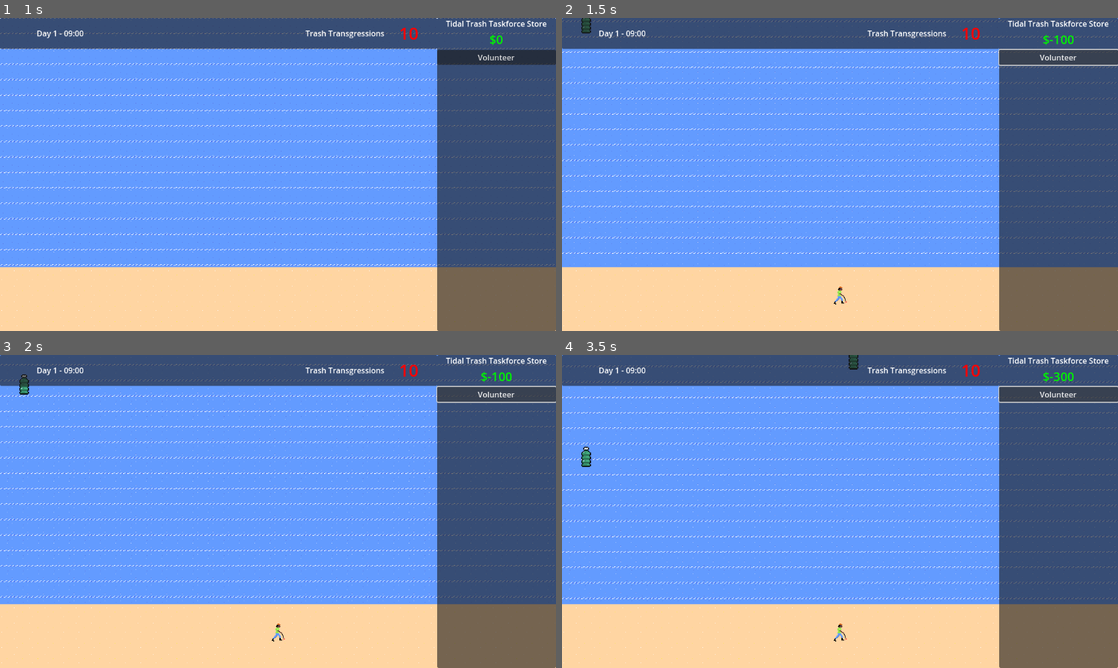
Above: before the commit, frames 1-4 (two rows, left to right).
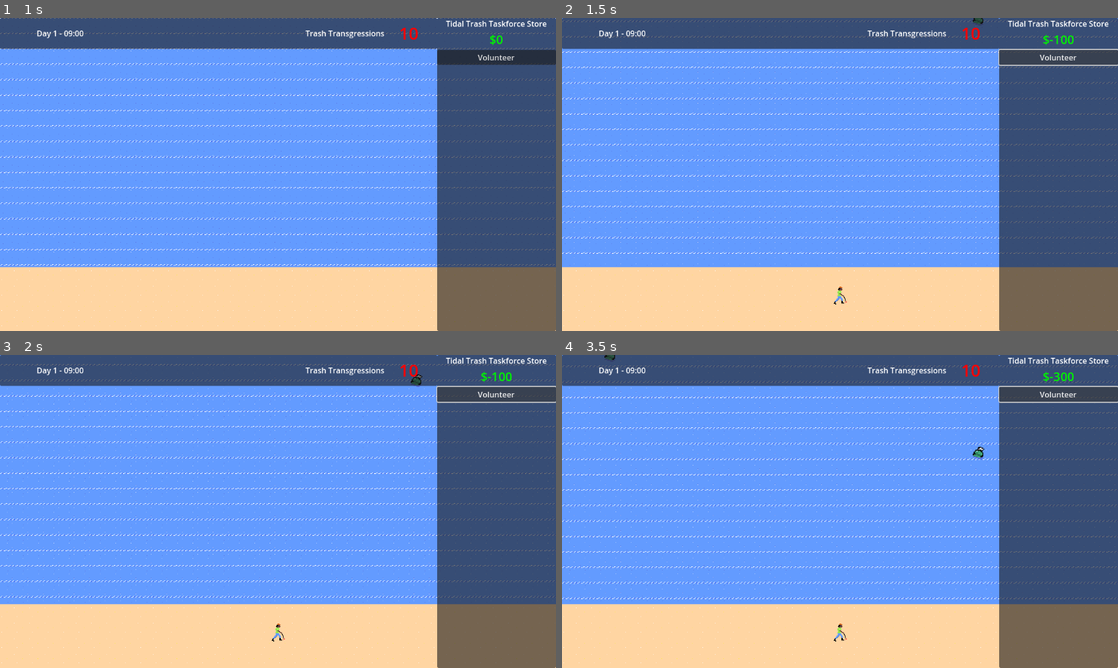
Above: after the commit, the same moments.

Repository: BlazingNeutron/calmbeforestorm
Game: Godot game, scene res://scenes/menu.tscn
The game is run twice, just before and just after one commit, with the same random seed, the same clock (stepped at 60 frames per second) and the same inputs. Sound files missing from this copy of the repository are replaced by a short silence.
Inputs:
- Up to frame 1 (1 s): click "Start" at 0.5 s
- Up to frame 2 (1.5 s): click "Volunteer" at 1.25 s
- Up to frame 3 (2 s): no input
- Up to frame 4 (3.5 s): click "Volunteer" at 2 s; click "Volunteer" at 2.75 s

Frame 1 is identical in both runs. In frame 2, 0.1% of the frame differs, in the area x 3-76%, y 0-5%; in frame 3, 0.2%; in frame 4, 0.3%, in the area x 3-76%, y 0-36%.

Commit message:
Organized assets folder, added particles on trash pick up

Diff:
--- a/scenes/background_music.tscn
+++ b/scenes/background_music.tscn
@@ -1,7 +1,7 @@
 [gd_scene load_steps=3 format=3 uid="uid://c0dlktmiep01t"]
 
-[ext_resource type="AudioStream" uid="uid://dx7od2swe5ubv" path="res://assets/gentle-ocean-waves-birdsong-and-gull-7109.mp3" id="1_ronxa"]
-[ext_resource type="AudioStream" uid="uid://cb4niewv4lobs" path="res://assets/cottagecore-17463.mp3" id="2_phf5r"]
+[ext_resource type="AudioStream" uid="uid://dx7od2swe5ubv" path="res://assets/audio/gentle-ocean-waves-birdsong-and-gull-7109.mp3" id="1_ronxa"]
+[ext_resource type="AudioStream" uid="uid://cb4niewv4lobs" path="res://assets/audio/cottagecore-17463.mp3" id="2_phf5r"]
 
 [node name="BackgroundMusic" type="Node"]
 
--- a/scenes/game.tscn
+++ b/scenes/game.tscn
@@ -1,12 +1,12 @@
 [gd_scene load_steps=12 format=4 uid="uid://iagjcdoeawtf"]
 
-[ext_resource type="Texture2D" uid="uid://b47n3opsae4wi" path="res://assets/water1.png" id="1_lgff2"]
+[ext_resource type="Texture2D" uid="uid://b47n3opsae4wi" path="res://assets/sprites/water1.png" id="1_lgff2"]
 [ext_resource type="Script" path="res://scripts/game.gd" id="1_p5c5y"]
-[ext_resource type="Texture2D" uid="uid://set11erdhkfk" path="res://assets/sand1.png" id="2_wjy4f"]
+[ext_resource type="Texture2D" uid="uid://set11erdhkfk" path="res://assets/sprites/sand1.png" id="2_wjy4f"]
 [ext_resource type="PackedScene" uid="uid://bfka3w6b3sayd" path="res://scenes/waste_spawner.tscn" id="3_44yya"]
 [ext_resource type="PackedScene" uid="uid://c0luf734cnh5g" path="res://scenes/picker_upper_manager.tscn" id="3_jhrrb"]
 [ext_resource type="PackedScene" uid="uid://d3y2w6dk2qoel" path="res://scenes/hud.tscn" id="4_ef12f"]
-[ext_resource type="Texture2D" uid="uid://b2x2cxuborgot" path="res://assets/water2.png" id="5_vg7g7"]
+[ext_resource type="Texture2D" uid="uid://b2x2cxuborgot" path="res://assets/sprites/water2.png" id="5_vg7g7"]
 
 [sub_resource type="TileSetAtlasSource" id="TileSetAtlasSource_in0rl"]
 texture = ExtResource("2_wjy4f")
--- a/scenes/lightning.tscn
+++ b/scenes/lightning.tscn
@@ -1,7 +1,7 @@
 [gd_scene load_steps=3 format=3 uid="uid://jeovohtmmp0a"]
 
 [ext_resource type="Script" path="res://scripts/lightning.gd" id="1_bnmic"]
-[ext_resource type="Texture2D" uid="uid://onosdrnldavq" path="res://assets/white-lightning.png" id="1_s3nqo"]
+[ext_resource type="Texture2D" uid="uid://onosdrnldavq" path="res://assets/sprites/white-lightning.png" id="1_s3nqo"]
 
 [node name="lightning" type="CanvasLayer"]
 script = ExtResource("1_bnmic")
--- a/scenes/picker_upper.tscn
+++ b/scenes/picker_upper.tscn
@@ -1,6 +1,6 @@
 [gd_scene load_steps=4 format=3 uid="uid://b10cl55tii0or"]
 
-[ext_resource type="Texture2D" uid="uid://b7afklt61mrcl" path="res://assets/volunteer1.png" id="1_b8wkd"]
+[ext_resource type="Texture2D" uid="uid://b7afklt61mrcl" path="res://assets/sprites/volunteer1.png" id="1_b8wkd"]
 [ext_resource type="Script" path="res://scripts/picker_upper.gd" id="1_dprcd"]
 
 [sub_resource type="RectangleShape2D" id="RectangleShape2D_jjy5t"]
--- a/scenes/storm_warning.tscn
+++ b/scenes/storm_warning.tscn
@@ -1,8 +1,8 @@
 [gd_scene load_steps=4 format=3 uid="uid://5hjrx53y7uu0"]
 
 [ext_resource type="Script" path="res://scripts/storm_warning.gd" id="1_106s2"]
-[ext_resource type="Texture2D" uid="uid://ecu6xgov3706" path="res://assets/warning-sign.png" id="1_er1jn"]
-[ext_resource type="AudioStream" uid="uid://bstd1fdn8ifwm" path="res://assets/warning-sound-6686.mp3" id="3_vmc28"]
+[ext_resource type="Texture2D" uid="uid://ecu6xgov3706" path="res://assets/sprites/warning-sign.png" id="1_er1jn"]
+[ext_resource type="AudioStream" uid="uid://bstd1fdn8ifwm" path="res://assets/audio/warning-sound-6686.mp3" id="3_vmc28"]
 
 [node name="StormWarning" type="Node"]
 script = ExtResource("1_106s2")
--- a/scenes/waste/bottle.tscn
+++ b/scenes/waste/bottle.tscn
@@ -1,7 +1,7 @@
 [gd_scene load_steps=4 format=3 uid="uid://ckuci21pceagf"]
 
 [ext_resource type="PackedScene" uid="uid://dr2cu7ky4p2pn" path="res://scenes/waste/waste.tscn" id="1_wess6"]
-[ext_resource type="Texture2D" uid="uid://17ngmdwq35jj" path="res://assets/waste-bottle.png" id="2_hjma6"]
+[ext_resource type="Texture2D" uid="uid://dc4402nqccesg" path="res://assets/sprites/waste-bottle-Sheet.png" id="2_g3qx8"]
 
 [sub_resource type="RectangleShape2D" id="RectangleShape2D_fd1xd"]
 size = Vector2(31, 51)
@@ -9,7 +9,9 @@
 [node name="waste" instance=ExtResource("1_wess6")]
 
 [node name="Sprite2D" parent="." index="0"]
-texture = ExtResource("2_hjma6")
+texture = ExtResource("2_g3qx8")
+hframes = 2
+frame = 1
 
 [node name="CollisionShape2D" parent="Area2D" index="0"]
 position = Vector2(-0.5, -2.5)
--- a/scenes/waste/scrap.tscn
+++ b/scenes/waste/scrap.tscn
@@ -1,7 +1,7 @@
 [gd_scene load_steps=4 format=3 uid="uid://brhk6ttv86waw"]
 
 [ext_resource type="PackedScene" uid="uid://dr2cu7ky4p2pn" path="res://scenes/waste/waste.tscn" id="1_we7ra"]
-[ext_resource type="Texture2D" uid="uid://dflg5y7s5rs33" path="res://assets/waste-scrap1.png" id="2_3y0fq"]
+[ext_resource type="Texture2D" uid="uid://ck7k5qy3ga1ff" path="res://assets/sprites/waste-scrap1-Sheet.png" id="2_nlqwr"]
 
 [sub_resource type="CircleShape2D" id="CircleShape2D_vd4s7"]
 radius = 20.0998
@@ -9,7 +9,9 @@
 [node name="waste" instance=ExtResource("1_we7ra")]
 
 [node name="Sprite2D" parent="." index="0"]
-texture = ExtResource("2_3y0fq")
+texture = ExtResource("2_nlqwr")
+hframes = 2
+frame = 1
 
 [node name="CollisionShape2D" parent="Area2D" index="0"]
 shape = SubResource("CircleShape2D_vd4s7")
--- a/scenes/waste/waste.tscn
+++ b/scenes/waste/waste.tscn
@@ -1,7 +1,18 @@
-[gd_scene load_steps=3 format=3 uid="uid://dr2cu7ky4p2pn"]
+[gd_scene load_steps=6 format=3 uid="uid://dr2cu7ky4p2pn"]
 
 [ext_resource type="Script" path="res://scripts/waste.gd" id="1_6ryxd"]
-[ext_resource type="AudioStream" uid="uid://b11fgwmhcp61q" path="res://assets/pick-up.mp3" id="3_1rnft"]
+[ext_resource type="AudioStream" uid="uid://b11fgwmhcp61q" path="res://assets/audio/pick-up.mp3" id="3_1rnft"]
+[ext_resource type="Texture2D" uid="uid://djybfgt77i2tt" path="res://assets/sprites/poof-Sheet.png" id="3_lviwg"]
+
+[sub_resource type="CanvasItemMaterial" id="CanvasItemMaterial_xm5fb"]
+particles_animation = true
+particles_anim_h_frames = 6
+particles_anim_v_frames = 1
+particles_anim_loop = false
+
+[sub_resource type="Gradient" id="Gradient_d1gyg"]
+offsets = PackedFloat32Array(0, 0.00540541, 1)
+colors = PackedColorArray(1, 1, 1, 1, 0.945946, 0.945946, 0.945946, 1, 0.909804, 0.909804, 0.909804, 0)
 
 [node name="waste" type="Node2D"]
 script = ExtResource("1_6ryxd")
@@ -18,5 +29,21 @@
 stream = ExtResource("3_1rnft")
 bus = &"SFX"
 
+[node name="PoofAnimationParticles" type="CPUParticles2D" parent="."]
+material = SubResource("CanvasItemMaterial_xm5fb")
+emitting = false
+amount = 2
+one_shot = true
+randomness = 1.0
+lifetime_randomness = 1.0
+texture = ExtResource("3_lviwg")
+gravity = Vector2(0, 0)
+angle_min = -45.0
+scale_amount_min = 2.0
+scale_amount_max = 4.0
+color_ramp = SubResource("Gradient_d1gyg")
+anim_speed_min = 1.0
+anim_speed_max = 1.0
+
 [connection signal="input_event" from="Area2D" to="." method="_on_area_2d_input_event"]
 [connection signal="finished" from="PickUpSound" to="." method="_on_pick_up_sound_finished"]
--- a/scripts/picker_upper_manager.gd
+++ b/scripts/picker_upper_manager.gd
@@ -20,6 +20,7 @@
 func _on_trash_landed(new_beach_trash) -> void:
 	#print("Trash landed", position)
 	beach_trash_array.push_front(new_beach_trash)
+	new_beach_trash.move_to_beach_frame()
 	AccountManager.update_trangressions(beach_trash_array.size())
 
 func _on_trash_picked_up(removed_trash) -> void:
--- a/scripts/waste.gd
+++ b/scripts/waste.gd
@@ -4,6 +4,8 @@
 signal picked_up(trash)
 
 @onready var pick_up_sound: AudioStreamPlayer = $PickUpSound
+@onready var sprite: Sprite2D = $Sprite2D
+@onready var poof: CPUParticles2D = $PoofAnimationParticles
 
 @export var SPEED : int = 100
 var has_landed : bool = false
@@ -23,10 +25,16 @@
 			get_picked_up(true)
 
 func get_picked_up(play_sound : bool = false) -> void:
+	sprite.hide()
+	poof.emitting = true
+	poof.restart()
 	if play_sound:
 		pick_up_sound.play()
-	self.hide()
+
 	picked_up.emit(self)
 
 func _on_pick_up_sound_finished() -> void:
 	queue_free()
+
+func move_to_beach_frame() -> void:
+	sprite.frame = 0
--- a/scripts/waste_spawner.gd
+++ b/scripts/waste_spawner.gd
@@ -11,7 +11,7 @@
 @export var spawn_timer = 2
 var timer = 0
 @export var min_x = -550
-@export var max_x = 350
+@export var max_x = 300
 @export var default_y = -400
 @onready var waste_container: Node2D = $".."
 
Not shown, added: assets/audio/cottagecore-17463.mp3.import
Not shown, added: assets/audio/gentle-ocean-waves-birdsong-and-gull-7109.mp3.import
Not shown, added: assets/audio/pick-up.mp3.import
Not shown, added: assets/audio/warning-sound-6686.mp3.import
Not shown, removed: assets/cottagecore-17463.mp3.import
Not shown, removed: assets/gentle-ocean-waves-birdsong-and-gull-7109.mp3.import
Not shown, removed: assets/pick-up.mp3.import
Binary file added: assets/sprites/poof-Sheet.aseprite
Binary file added: assets/sprites/poof-Sheet.png
Not shown, changed: assets/sprites/poof-Sheet.png.import
Binary file added: assets/sprites/poof.aseprite
Renamed: assets/sand1.png -> assets/sprites/sand1.png
(and 28 more such lines)
